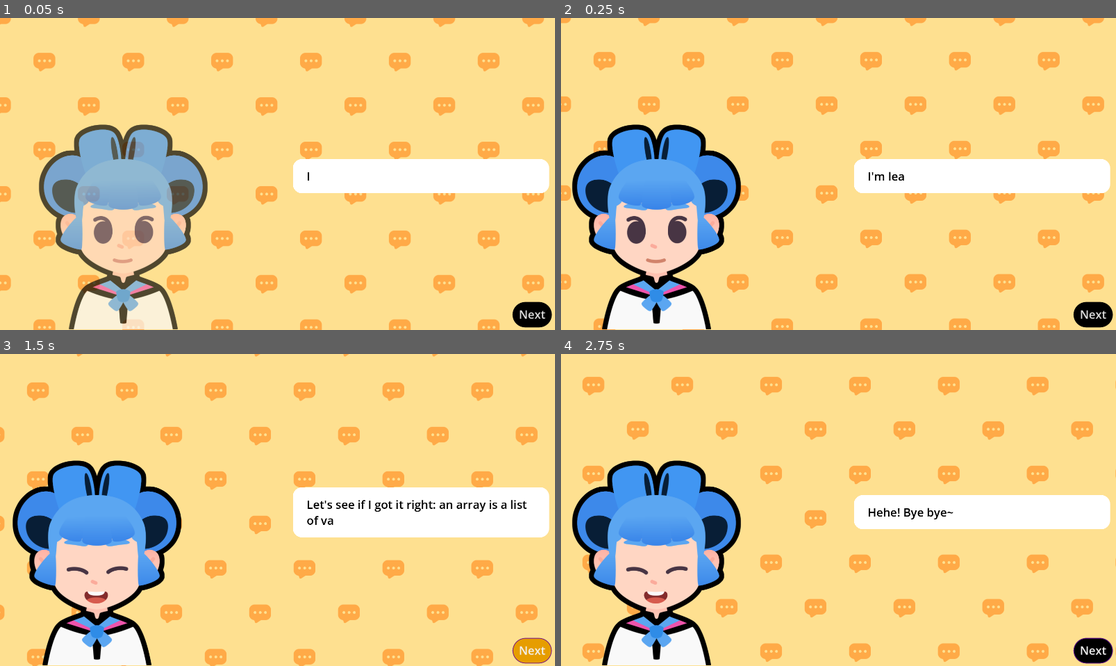
Above: before the commit, frames 1-4 (two rows, left to right).
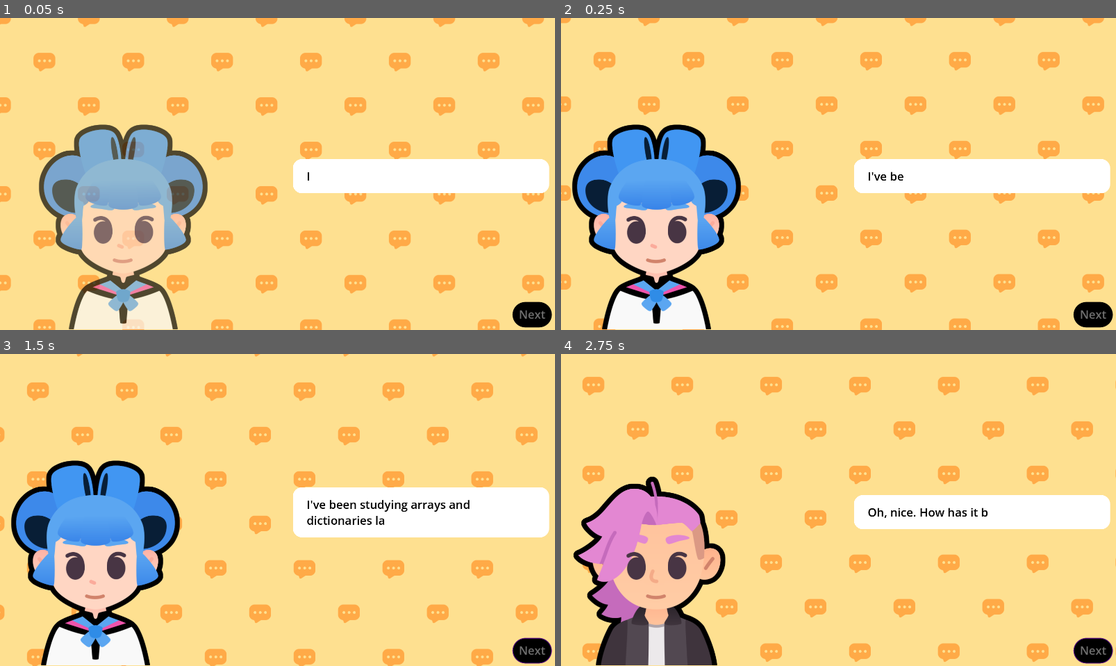
Above: after the commit, the same moments.

Repository: yangying-liu/2D-GameDev-Course-12-
Game: Godot game, scene res://lessons/dialogue.tscn
The game is run twice, just before and just after one commit, with the same random seed, the same clock (stepped at 60 frames per second) and the same inputs. Sound files missing from this copy of the repository are replaced by a short silence.
Inputs (mouse positions are in pixels of both pictures, inside the frame that each line leads up to):
- Up to frame 1 (0.05 s): no input
- Up to frame 2 (0.25 s): no input
- Up to frame 3 (1.5 s): click (532, 650) at 0.5 s, where only the run before the commit has a clickable "Next"; click (532, 650) at 1.25 s, where only the run before the commit has a clickable "Next"
- Up to frame 4 (2.75 s): tap Enter at 2 s; move the mouse to (960, 494) at 2.02 s; hold D (move_right) from 2.03 s (still down); tap Z at 2.1 s; click (960, 494) at 2.17 s; tap Space at 2.27 s

The runs differ from the first frame. In frame 1, less than 0.1% of the frame differs, in the area x 93-99%, y 93-97%; in frame 2, 0.1%; in frame 3, 3.7%; in frame 4, 15%, in the area x 2-99%, y 34-100%.

Commit message:
L13 completed

Diff:
--- a/learn-2d-gamedev-godot-4-0.13.0-macos/M07.telling_a_story_workbook/lessons/dialogue.gd
+++ b/learn-2d-gamedev-godot-4-0.13.0-macos/M07.telling_a_story_workbook/lessons/dialogue.gd
@@ -12,31 +12,58 @@
 	"sad": preload ("res://assets/emotion_sad.png"),
 }
 
+var bodies := {
+	"sophia": preload ("res://assets/sophia.png"),
+	"pink": preload ("res://assets/pink.png")
+}
+
 var current_item_index := 0
 
-## An array of dictionaries. Each dictionary has two properties:
+## Data to display in the dialogue. Each dictionary in this array has three properties:
+##
 ## - expression: a [code]Texture[/code] containing an expression
 ## - text: a [code]String[/code] containing the text the character says
+## - character: a [code]Texture[/code] representing the character
 var dialogue_items: Array[Dictionary] = [
 	{
 		"expression": expressions["regular"],
-		"text": "I'm learning about Arrays..."
+		"text": "I've been studying arrays and dictionaries lately.",
+		"character": bodies["sophia"],
+	},
+	{
+		"expression": expressions["regular"],
+		"text": "Oh, nice. How has it been going?",
+		"character": bodies["pink"],
 	},
 	{
 		"expression": expressions["sad"],
-		"text": "... and it is a little bit complicated."
+		"text": "Well... it's a little complicated!",
+		"character": bodies["sophia"],
+	},
+	{
+		"expression": expressions["sad"],
+		"text": "Oh!",
+		"character": bodies["pink"],
+	},
+	{
+		"expression": expressions["regular"],
+		"text": "It sure takes time to click at first.",
+		"character": bodies["pink"],
 	},
 	{
 		"expression": expressions["happy"],
-		"text": "Let's see if I got it right: an array is a list of values!",
+		"text": "If you keep at it, eventually, you'll get the hang of it!",
+		"character": bodies["pink"],
 	},
 	{
 		"expression": expressions["regular"],
-		"text": "Did I get it right? Did I?",
+		"text": "Mhhh... I see. I'll keep at it, then.",
+		"character": bodies["sophia"],
 	},
 	{
 		"expression": expressions["happy"],
-		"text": "Hehe! Bye bye~!",
+		"text": "Thanks for the encouragement. Time to LEARN!!!",
+		"character": bodies["sophia"],
 	},
 ]
 
@@ -51,10 +78,11 @@
 	var current_item := dialogue_items[current_item_index]
 	rich_text_label.text = current_item["text"]
 	expression.texture = current_item["expression"]
+	body.texture = current_item["character"]
 	# We animate the text appearing letter by letter.
 	rich_text_label.visible_ratio = 0.0
 	var tween := create_tween()
-	var text_appearing_duration := 1.0
+	var text_appearing_duration: float = current_item["text"].length() / 30.0
 	tween.tween_property(rich_text_label, "visible_ratio", 1.0, text_appearing_duration)
 
 	# This is where we play the audio. We randomize the audio playback's start
@@ -65,6 +93,11 @@
 	# We stop the audio when the text finishes appearing.
 	tween.finished.connect(audio_stream_player.stop)
 	slide_in()
+
+	next_button.disabled = true
+	tween.finished.connect(func() -> void:
+		next_button.disabled = false
+	)
 
 func advance() -> void:
 	current_item_index += 1
--- a/learn-2d-gamedev-godot-4-0.13.0-macos/M07.telling_a_story_workbook/lessons/dialogue.tscn
+++ b/learn-2d-gamedev-godot-4-0.13.0-macos/M07.telling_a_story_workbook/lessons/dialogue.tscn
@@ -14,6 +14,12 @@
 shader_parameter/pattern_color = Color(1, 0.666667, 0.278431, 1)
 shader_parameter/pattern_size = 256.0
 shader_parameter/pattern_sampler = ExtResource("2_iypja")
+
+[sub_resource type="InputEventAction" id="InputEventAction_nytpv"]
+action = &"advance_text"
+
+[sub_resource type="Shortcut" id="Shortcut_uxs4b"]
+events = [SubResource("InputEventAction_nytpv")]
 
 [node name="Dialogue" type="Control"]
 layout_mode = 3
@@ -95,6 +101,7 @@
 offset_bottom = -9.0
 grow_horizontal = 0
 grow_vertical = 0
+shortcut = SubResource("Shortcut_uxs4b")
 text = "Next"
 
 [node name="AudioStreamPlayer" type="AudioStreamPlayer" parent="."]
--- a/learn-2d-gamedev-godot-4-0.13.0-macos/M07.telling_a_story_workbook/project.godot
+++ b/learn-2d-gamedev-godot-4-0.13.0-macos/M07.telling_a_story_workbook/project.godot
@@ -76,3 +76,10 @@
 "events": [Object(InputEventMouseButton,"resource_local_to_scene":false,"resource_name":"","device":-1,"window_id":0,"a …(259 unchanged characters)…
 ]
 }
+advance_text={
+"deadzone": 0.5,
+"events": [Object(InputEventKey,"resource_local_to_scene":false,"resource_name":"","device":-1,"window_id":0,"alt_pressed":false,"shift_pressed":false,"ctrl_pressed":false,"meta_pressed":false,"pressed":false,"keycode":0,"physical_keycode":4194309,"key_label":0,"unicode":0,"location":0,"echo":false,"script":null)
+, Object(InputEventKey,"resource_local_to_scene":false,"resource_name":"","device":-1,"window_id":0,"alt_pressed":false,"shift_pressed":false,"ctrl_pressed":false,"meta_pressed":false,"pressed":false,"keycode":0,"physical_keycode":32,"key_label":0,"unicode":32,"location":0,"echo":false,"script":null)
+, Object(InputEventKey,"resource_local_to_scene":false,"resource_name":"","device":-1,"window_id":0,"alt_pressed":false,"shift_pressed":false,"ctrl_pressed":false,"meta_pressed":false,"pressed":false,"keycode":0,"physical_keycode":4194321,"key_label":0,"unicode":0,"location":0,"echo":false,"script":null)
+]
+}
Not shown: 1 places in learn-2d-gamedev-godot-4-0.13.0-macos/M07.telling_a_story_workbook/lessons/dialogue.tscn that only renumber resources
